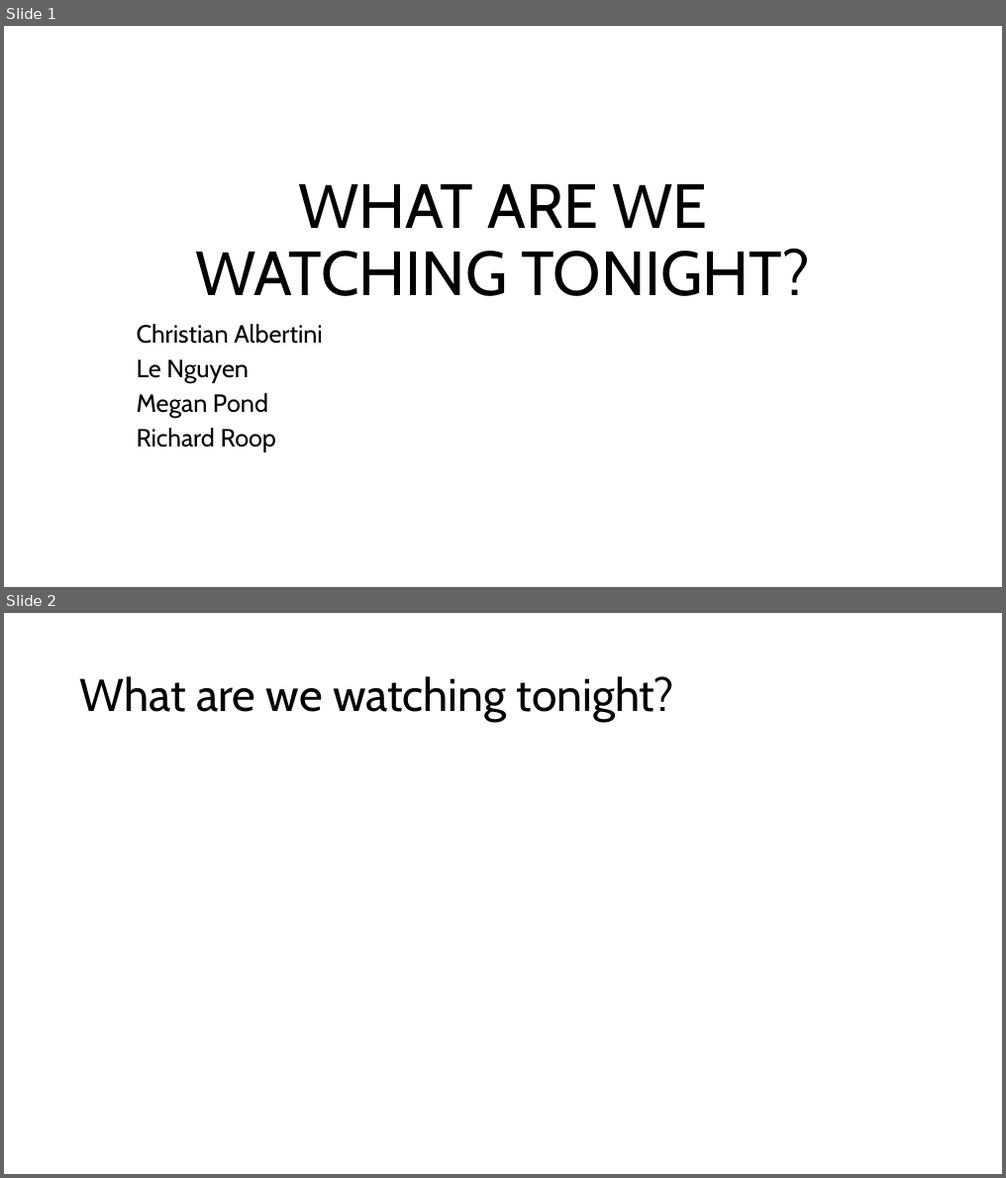
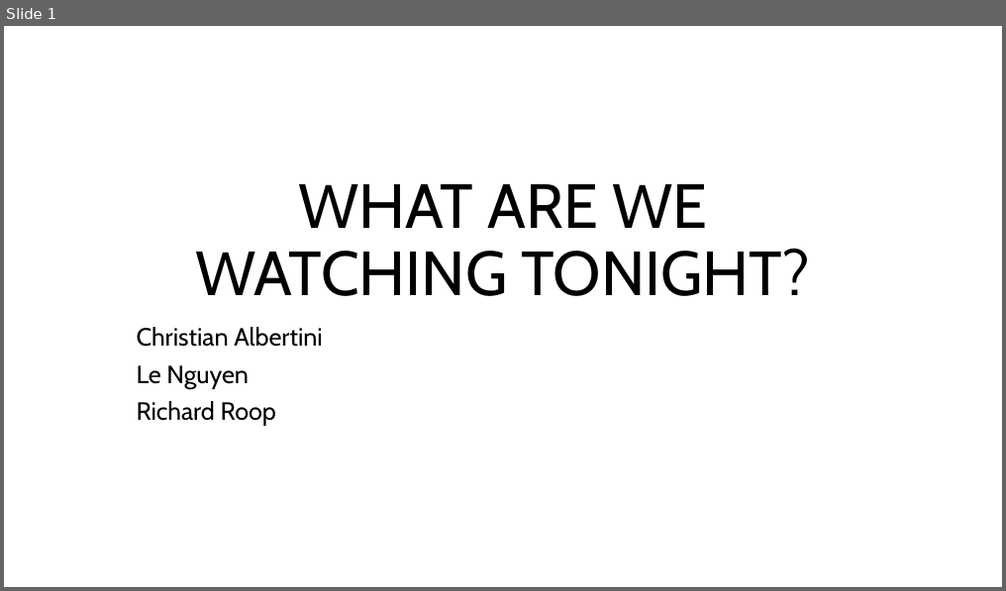
Before and after one commit to Christian-Albertini/UNC-Project-1, a slide deck: what_are_we_watching_tonight.pptx. Shown one above the other, each under a label of ours: slides 1 and 2 before the commit, slide 1 after it. The pictures are 1006x1178 and 1006x591 pixels, drawn with LibreOffice and Linux fonts; fonts in the diff are those of the drawing. Boxes give left, top, right and bottom in pixels: in the first picture for what was removed or moved away, otherwise in the second. Text is boxed around its words. In the diff, an @@ line names an element or a change of style, - is before the commit and + after.

```diff
--- a/what_are_we_watching_tonight.pptx
+++ b/what_are_we_watching_tonight.pptx
@@ slide 2 removed at bbox=[4, 613, 1002, 1174], background #FFFFFF @@
@@ title removed at bbox=[80, 676, 674, 722] @@
-What are we watching tonight?
@@ slide 1 changed as well @@
@@ subtitle "Christian Albertini" at bbox=[137, 327, 322, 426]: line spacing 0.8 to 0.9 @@
@@ subtitle at bbox=[137, 393, 268, 418]: paragraph removed @@
-Megan Pond
```
Also in this commit, not shown: 13 slides added.
